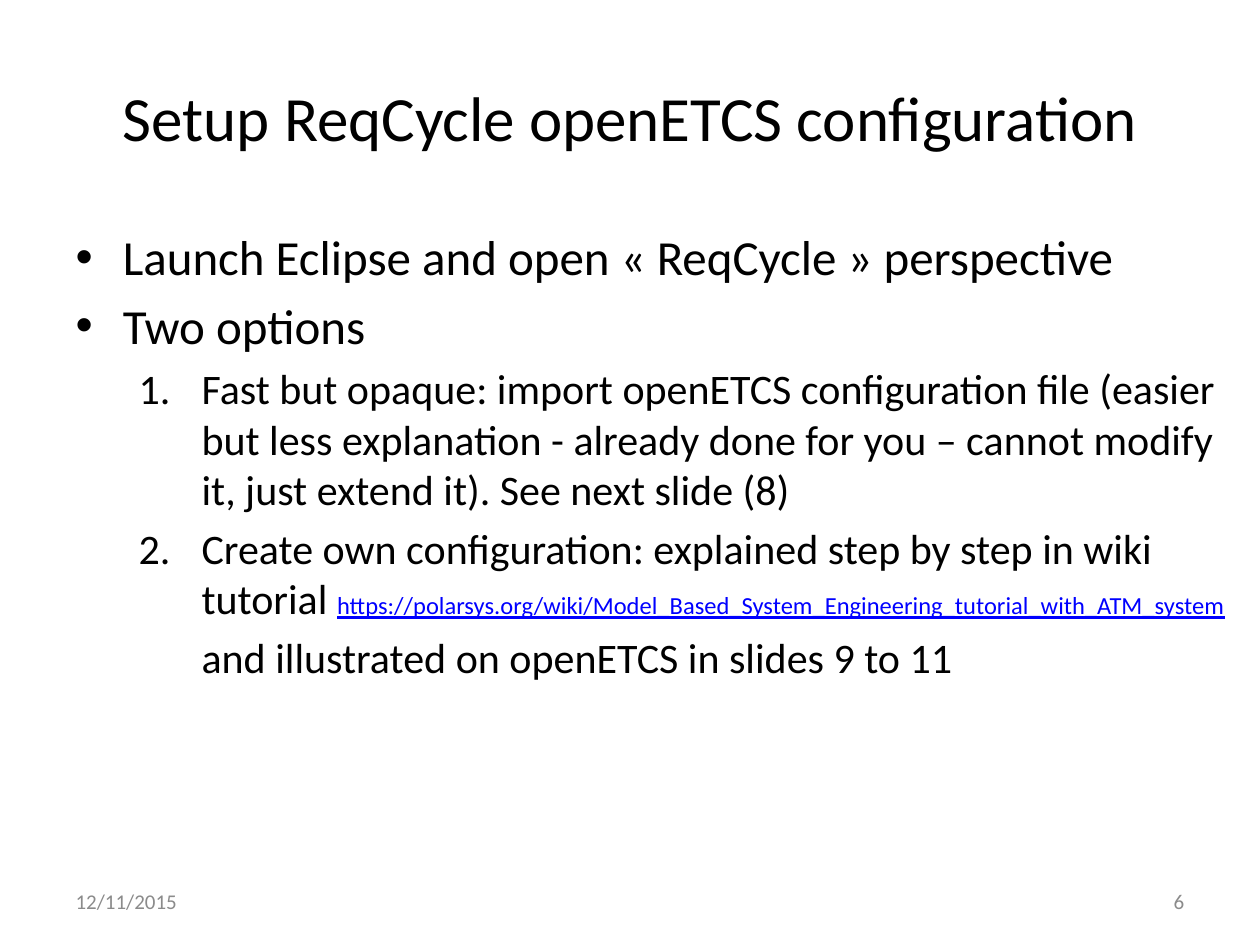
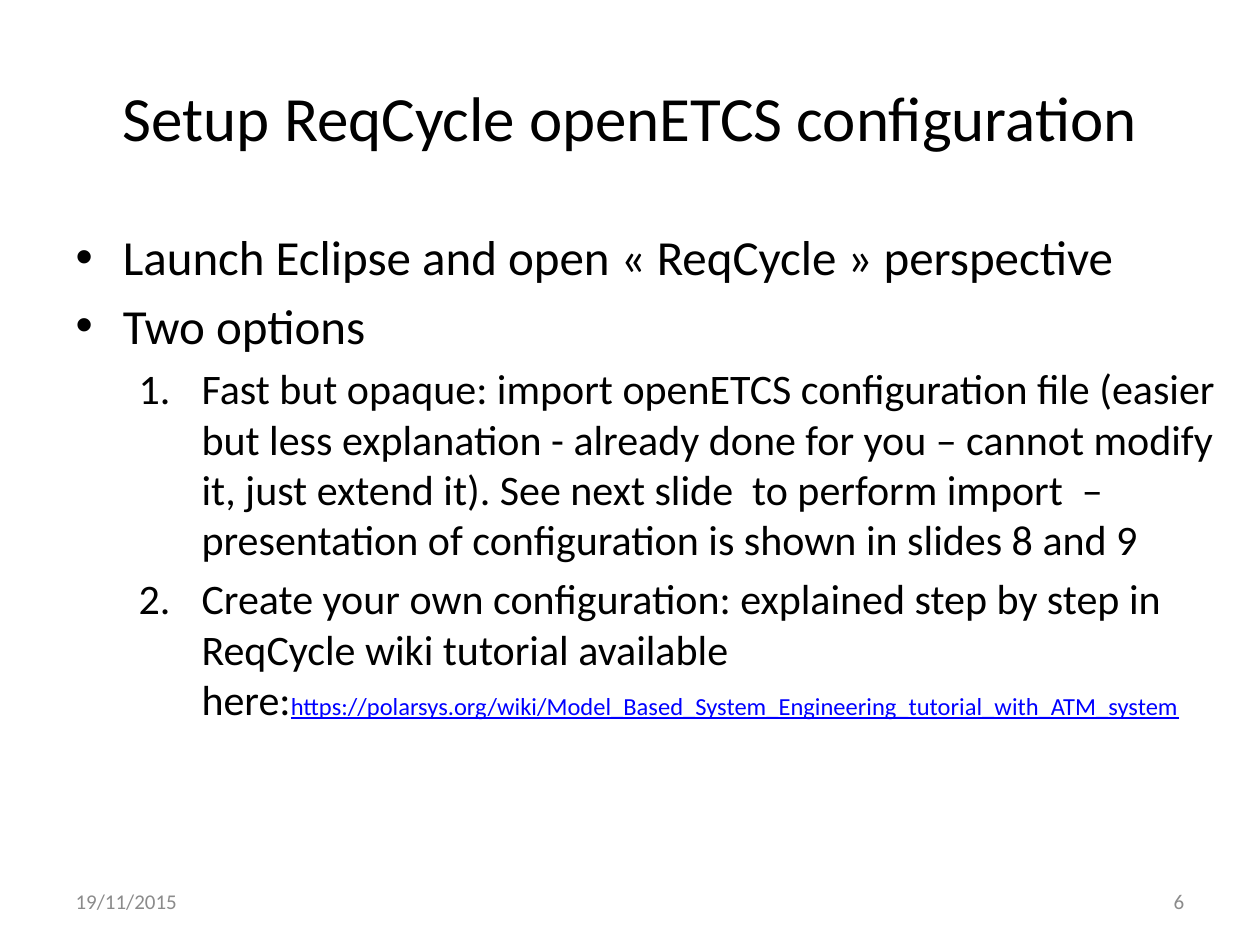
Before and after one commit to openETCS/toolchain, a slide deck: slide 6 of T7.3/TraceabilityArchitecture/reqCycleUse/ReqCyclePossibleUseForArchitectureVerification-V2.pptx. Drawn at 1260x945 pixels with LibreOffice and Linux fonts; fonts in the diff are those of the drawing. Boxes give left, top, right and bottom in pixels: in the first picture for what was removed or moved away, otherwise in the second. Text is boxed around its words. In the diff, an @@ line names an element or a change of style, - is before the commit and + after.

Commit message:
updated ReqCycle in use presentation after first remarks from Jan

```diff
--- a/T7.3/TraceabilityArchitecture/reqCycleUse/ReqCyclePossibleUseForArchitectureVerification-V2.pptx
+++ b/T7.3/TraceabilityArchitecture/reqCycleUse/ReqCyclePossibleUseForArchitectureVerification-V2.pptx
@@ text at (202, 373, 1214, 720): text changed @@
-  1. Fast but opaque: import openETCS configuration file (easier but less explanation - already done for you – cannot modify it, just extend it). See next slide (8)
-  2. Create own configuration: explained step by step in wiki tutorial https://polarsys.org/wiki/Model_Based_System_Engineering_tutorial_with_ATM_system
-  and illustrated on openETCS in slides 9 to 11
+  1. Fast but opaque: import openETCS configuration file (easier but less explanation - already done for you – cannot modify it, just extend it). See next slide to perform import – presentation of configuration is shown in slides 8 and 9
+  2. Create your own configuration: explained step by step in ReqCycle wiki tutorial available here:https://polarsys.org/wiki/Model_Based_System_Engineering_tutorial_with_ATM_system
@@ text at (76, 894, 177, 910): text changed @@
-12/11/2015
+19/11/2015
```
Also in this commit, not shown: 31 other slides changed, 2 other files.
